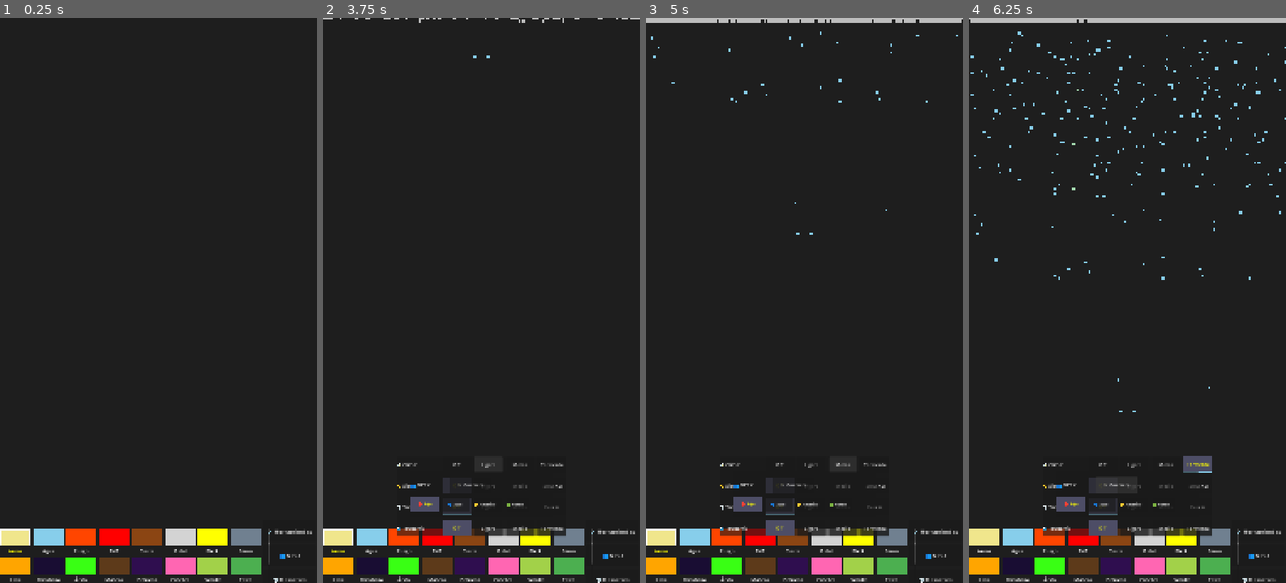
Above: before the commit, frames 1-4 (left to right).
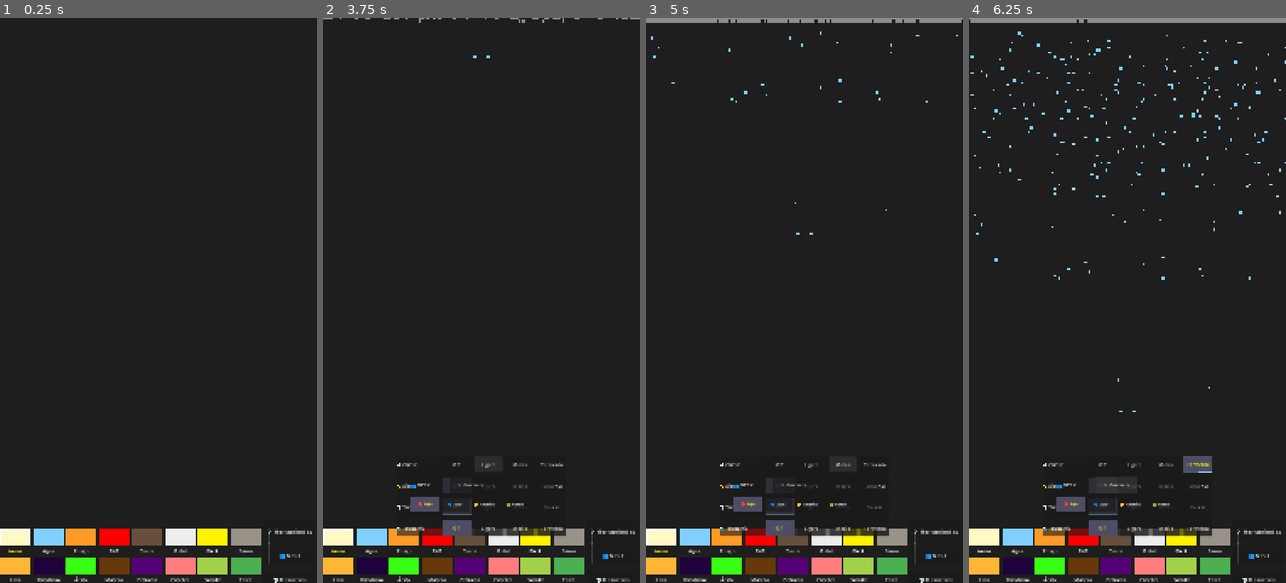
Above: after the commit, the same moments.

Repository: OmarSaez/Sandbox-game
Game: Godot game, scene res://scenes/main/main_scene.tscn
Same seed, same stepped clock (60 frames per second), same inputs: the game is played once before the commit and once after it.
Inputs:
- Up to frame 1 (0.25 s): no input
- Up to frame 2 (3.75 s): click "🛠️ Herramientas" at 0.5 s; click "👥 NPCs" at 1.25 s; click "🌪️ Desastres" at 2 s; click "Off" at 2.75 s; click "Ligero" at 3.5 s
- Up to frame 3 (5 s): click "Medio" at 4.25 s
- Up to frame 4 (6.25 s): click "Tormenta" at 5 s; click "Off" at 5.75 s

The runs differ from the first frame. In frame 1, 2.2% of the frame differs, in the area x 0-83%, y 90-99%; in frame 2, 2.0%; in frame 3, 2.7%; in frame 4, 2.8%, in the area x 0-100%, y 0-99%.

Commit message:
Se prueba una nueva palera de colores para los materiales

Diff:
--- a/sandbox/scripts/sandbox/sandbox_grid.gd
+++ b/sandbox/scripts/sandbox/sandbox_grid.gd
@@ -182,37 +182,37 @@
 	# Setup materials
 	_register_material(0, Color(0, 0, 0, 0), SandboxMaterial.Tags.NONE)
 	#Sand
-	_register_material(1, Color.KHAKI, SandboxMaterial.Tags.POWDER | SandboxMaterial.Tags.SOLID | SandboxMaterial.Tags.GRAV_NORMAL)
+	_register_material(1, Color("FFF9C4"), SandboxMaterial.Tags.POWDER | SandboxMaterial.Tags.SOLID | SandboxMaterial.Tags.GRAV_NORMAL)
 	#Water
-	_register_material(2, Color.SKY_BLUE, SandboxMaterial.Tags.LIQUID | SandboxMaterial.Tags.GRAV_NORMAL | SandboxMaterial.Tags.CONDUCTOR)
+	_register_material(2, Color("80D0FF"), SandboxMaterial.Tags.LIQUID | SandboxMaterial.Tags.GRAV_NORMAL | SandboxMaterial.Tags.CONDUCTOR)
 	#Fire
-	_register_material(3, Color.ORANGE_RED, SandboxMaterial.Tags.INCENDIARY | SandboxMaterial.Tags.GRAV_STATIC)
+	_register_material(3, Color("FF9A26"), SandboxMaterial.Tags.INCENDIARY | SandboxMaterial.Tags.GRAV_STATIC)
 	# Petroleum (Dark Purple + Flammable)
-	_register_material(4, Color("#2F0E4F"), SandboxMaterial.Tags.LIQUID | SandboxMaterial.Tags.FLAMMABLE | SandboxMaterial.Tags.GRAV_NORMAL | SandboxMaterial.Tags.BURN_SMOKE)
+	_register_material(4, Color("560075"), SandboxMaterial.Tags.LIQUID | SandboxMaterial.Tags.FLAMMABLE | SandboxMaterial.Tags.GRAV_NORMAL | SandboxMaterial.Tags.BURN_SMOKE)
 
 	# TNT (Static + Explosive + Electric Activated)
-	_register_material(5, Color.RED, SandboxMaterial.Tags.SOLID | SandboxMaterial.Tags.EXPLOSIVE | SandboxMaterial.Tags.ELECTRIC_ACTIVATED | SandboxMaterial.Tags.GRAV_STATIC)
+	_register_material(5, Color("FF0000"), SandboxMaterial.Tags.SOLID | SandboxMaterial.Tags.EXPLOSIVE | SandboxMaterial.Tags.ELECTRIC_ACTIVATED | SandboxMaterial.Tags.GRAV_STATIC)
 
 	# Earth (Slow gravity)
-	_register_material(6, Color.SADDLE_BROWN, SandboxMaterial.Tags.SOLID | SandboxMaterial.Tags.POWDER | SandboxMaterial.Tags.GRAV_SLOW)
+	_register_material(6, Color("#66503D"), SandboxMaterial.Tags.SOLID | SandboxMaterial.Tags.POWDER | SandboxMaterial.Tags.GRAV_SLOW)
 
 	# Primed TNT (Flashes white, soon to BOOM)
 	_register_material(7, Color.WHITE, SandboxMaterial.Tags.INCENDIARY | SandboxMaterial.Tags.GRAV_STATIC)
 
 	# Metal (Solid + Conductor)
-	_register_material(8, Color.LIGHT_GRAY, SandboxMaterial.Tags.SOLID | SandboxMaterial.Tags.CONDUCTOR | SandboxMaterial.Tags.GRAV_STATIC)
+	_register_material(8, Color("EDEDED"), SandboxMaterial.Tags.SOLID | SandboxMaterial.Tags.CONDUCTOR | SandboxMaterial.Tags.GRAV_STATIC)
 
 	# Electricity (Energy!)
-	_register_material(9, Color.YELLOW, SandboxMaterial.Tags.ELECTRICITY | SandboxMaterial.Tags.INCENDIARY | SandboxMaterial.Tags.GRAV_STATIC)
+	_register_material(9, Color("FFF300"), SandboxMaterial.Tags.ELECTRICITY | SandboxMaterial.Tags.INCENDIARY | SandboxMaterial.Tags.GRAV_STATIC)
 
 	# Gravel (Gray stones)
-	_register_material(10, Color.SLATE_GRAY, SandboxMaterial.Tags.SOLID | SandboxMaterial.Tags.POWDER | SandboxMaterial.Tags.GRAV_NORMAL)
+	_register_material(10, Color("999288"), SandboxMaterial.Tags.SOLID | SandboxMaterial.Tags.POWDER | SandboxMaterial.Tags.GRAV_NORMAL)
 
 	# Lava (Slow Liquid + Hot)
-	_register_material(11, Color.ORANGE, SandboxMaterial.Tags.LIQUID | SandboxMaterial.Tags.INCENDIARY | SandboxMaterial.Tags.GRAV_SLOW)
+	_register_material(11, Color("FFB636"), SandboxMaterial.Tags.LIQUID | SandboxMaterial.Tags.INCENDIARY | SandboxMaterial.Tags.GRAV_SLOW)
 
 	# Obsidian (Hard Rock + Anti-Acid + Anti-Explosive)
-	_register_material(12, Color(0.1, 0.05, 0.2), SandboxMaterial.Tags.SOLID | SandboxMaterial.Tags.GRAV_STATIC | SandboxMaterial.Tags.ANTI_ACID | SandboxMaterial.Tags.ANTI_EXPLOSIVE)
+	_register_material(12, Color("1E023B"), SandboxMaterial.Tags.SOLID | SandboxMaterial.Tags.GRAV_STATIC | SandboxMaterial.Tags.ANTI_ACID | SandboxMaterial.Tags.ANTI_EXPLOSIVE)
 
 	# Acid (Neon Green + Melts things)
 	_register_material(13, Color("#39FF14"), SandboxMaterial.Tags.LIQUID | SandboxMaterial.Tags.ACID | SandboxMaterial.Tags.GRAV_NORMAL)
@@ -221,16 +221,16 @@
 	_register_material(14, Color("#1A1110"), SandboxMaterial.Tags.SOLID | SandboxMaterial.Tags.FLAMMABLE | SandboxMaterial.Tags.GRAV_STATIC | SandboxMaterial.Tags.BURN_SMOKE | SandboxMaterial.Tags.INCENDIARY)
 
 	# Smoke (Light Gray Gas)
-	_register_material(15, Color(0.7, 0.7, 0.7, 0.5), SandboxMaterial.Tags.GAS | SandboxMaterial.Tags.GRAV_UP | SandboxMaterial.Tags.BURN_NONE)
+	_register_material(15, Color("F0F0F0"), SandboxMaterial.Tags.GAS | SandboxMaterial.Tags.GRAV_UP | SandboxMaterial.Tags.BURN_NONE)
 
 	# Wood (Strong Brown)
-	_register_material(16, Color("#5D3A1A"), SandboxMaterial.Tags.FLAMMABLE | SandboxMaterial.Tags.GRAV_STATIC | SandboxMaterial.Tags.BURN_COAL | SandboxMaterial.Tags.SOLID)
+	_register_material(16, Color("66380C"), SandboxMaterial.Tags.FLAMMABLE | SandboxMaterial.Tags.GRAV_STATIC | SandboxMaterial.Tags.BURN_COAL | SandboxMaterial.Tags.SOLID)
 
 	# Cloud (Whity Gray Gas)
-	_register_material(17, Color(0.9, 0.9, 0.9, 0.8), SandboxMaterial.Tags.GAS | SandboxMaterial.Tags.GRAV_UP)
+	_register_material(17, Color("8C8C8C"), SandboxMaterial.Tags.GAS | SandboxMaterial.Tags.GRAV_UP)
 
 	# Fuegos Artificiales (Rosa brillante) + Anti-Explosivo para que no se muevan al encenderse la bateria
-	_register_material(18, Color(1.0, 0.4, 0.7), SandboxMaterial.Tags.SOLID | SandboxMaterial.Tags.FLAMMABLE | SandboxMaterial.Tags.GRAV_STATIC | SandboxMaterial.Tags.ELECTRIC_ACTIVATED | SandboxMaterial.Tags.ANTI_EXPLOSIVE)
+	_register_material(18, Color("FF7D7D"), SandboxMaterial.Tags.SOLID | SandboxMaterial.Tags.FLAMMABLE | SandboxMaterial.Tags.GRAV_STATIC | SandboxMaterial.Tags.ELECTRIC_ACTIVATED | SandboxMaterial.Tags.ANTI_EXPLOSIVE)
 
 	# Fill with empty
 	cells.fill(0)
